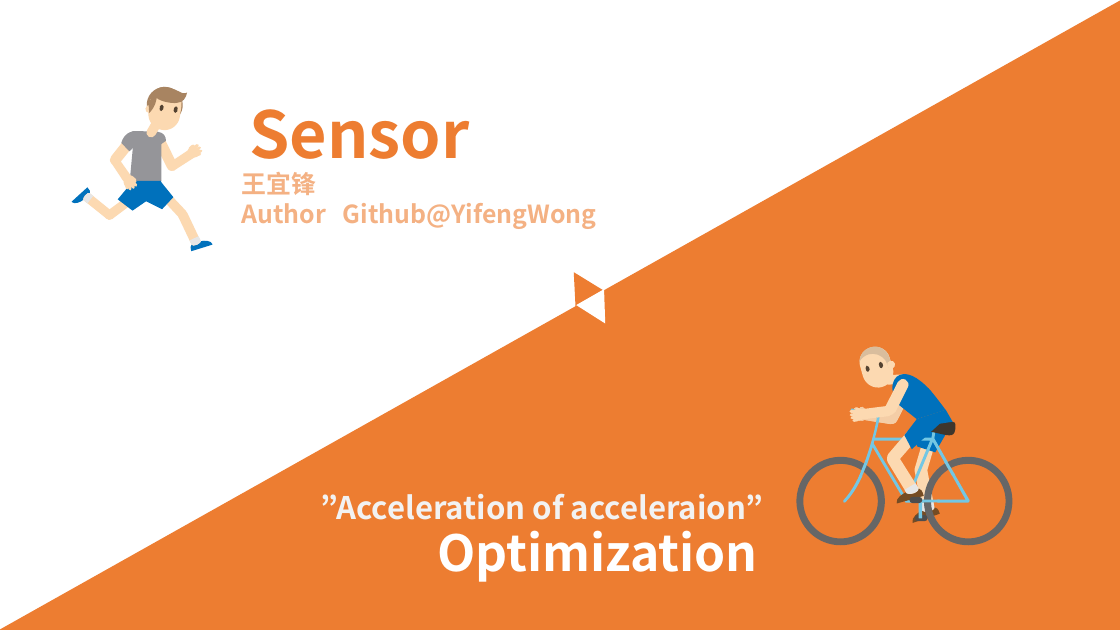
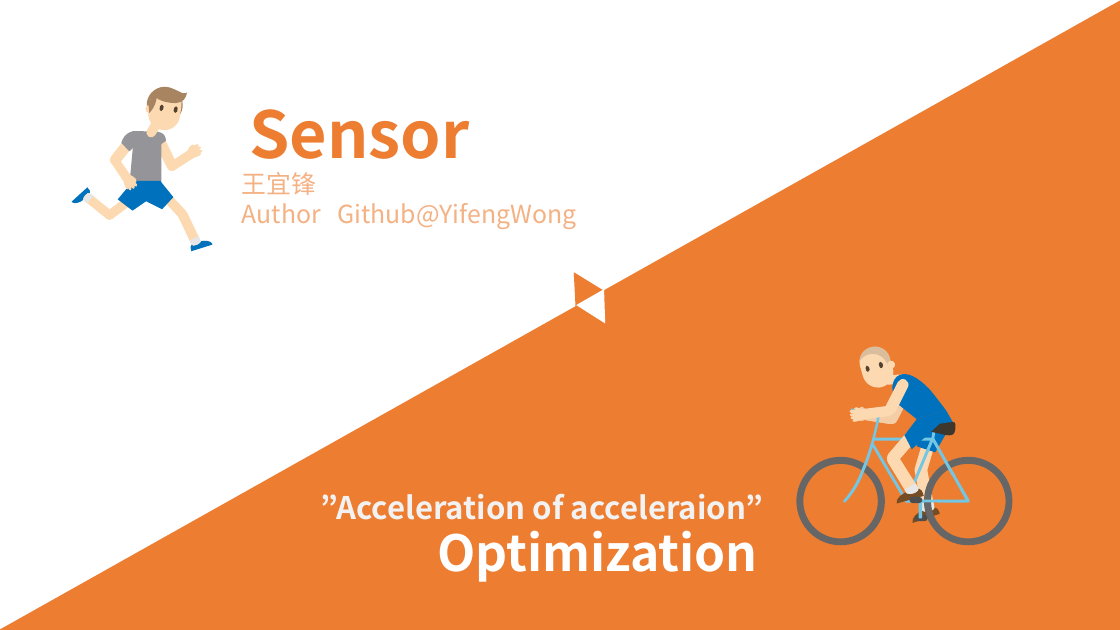
Before and after one commit to androids7/tastysnake, a slide deck: slide 6 of doc/presentation.pptx. Drawn at 1120x630 pixels with LibreOffice and Linux fonts; fonts in the diff are those of the drawing. Boxes give left, top, right and bottom in pixels: in the first picture for what was removed or moved away, otherwise in the second. Text is boxed around its words. In the diff, an @@ line names an element or a change of style, - is before the commit and + after.

```diff
--- a/doc/presentation.pptx
+++ b/doc/presentation.pptx
@@ text "王宜锋" at box(242, 172, 576, 229): bold off @@
```
Also in this commit, not shown: 7 other slides changed.
